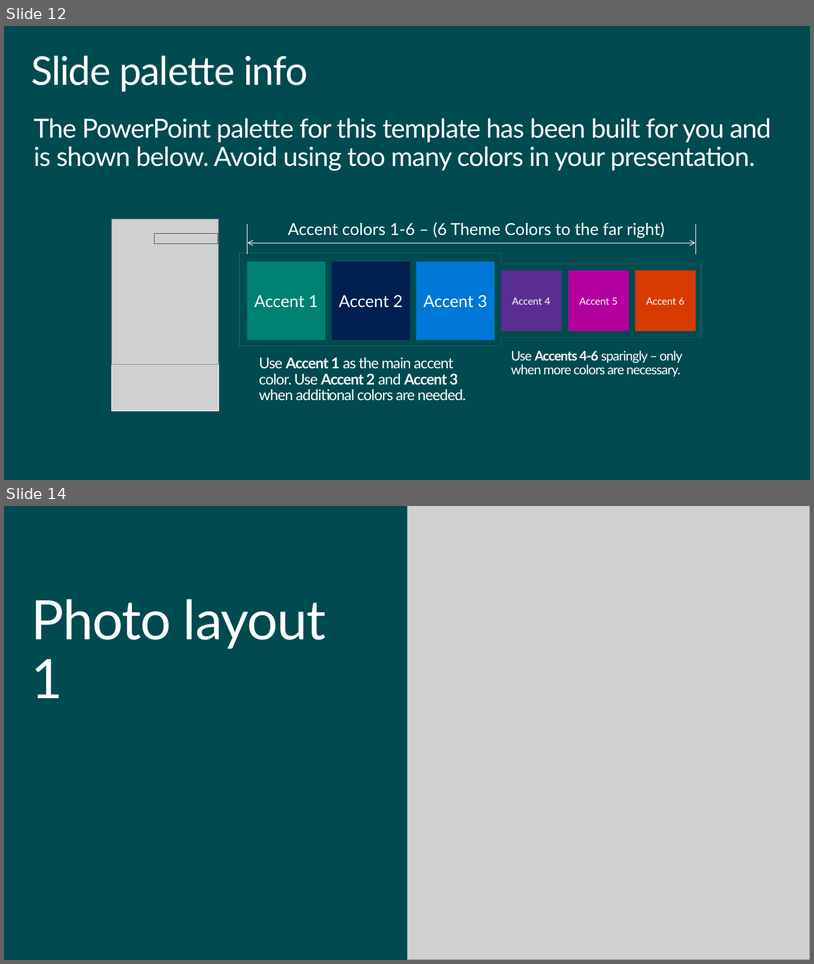
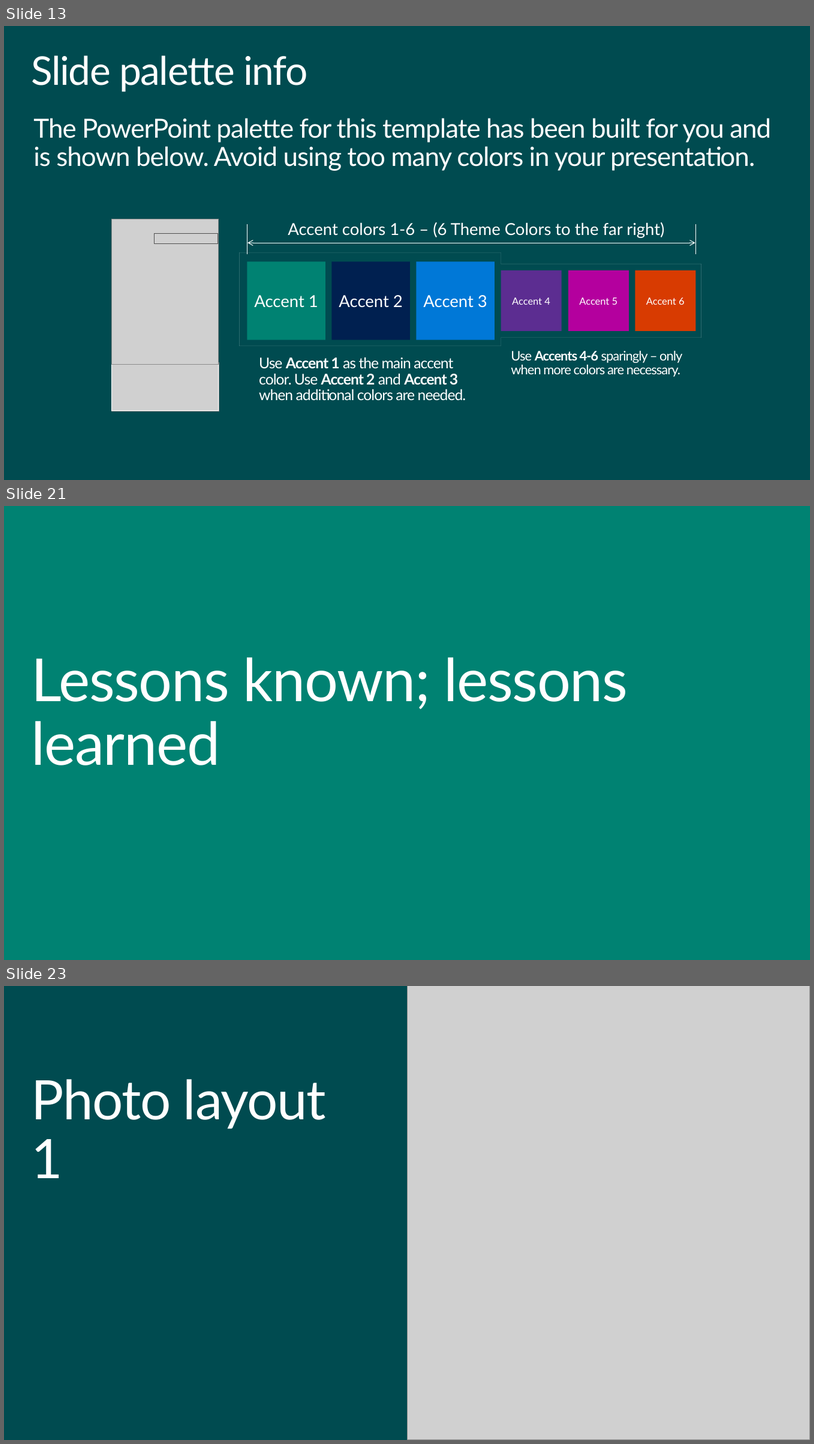
Before and after one commit to squillace/presentations, a slide deck: idw-2015/Content Matters-Open Authoring and Collaboration Across Disciplines.pptx. Shown one above the other, each under a label of ours: slides 12 and 14 before the commit, slides 13, 21 and 23 after it; the slides between them are not shown. The pictures are 814x964 and 814x1444 pixels, drawn with LibreOffice and Linux fonts; fonts in the diff are those of the drawing; grey boxes stand for pictures; background and template pictures are left out. Boxes give left, top, right and bottom in pixels: in the first picture for what was removed or moved away, otherwise in the second. Text is boxed around its words. In the diff, an @@ line names an element or a change of style, - is before the commit and + after.

```diff
--- a/idw-2015/Content Matters-Open Authoring and Collaboration Across Disciplines.pptx
+++ b/idw-2015/Content Matters-Open Authoring and Collaboration Across Disciplines.pptx
@@ slide 21 added at (x1=4, y1=506, x2=810, y2=960), background #008272 @@
@@ title added at (x1=31, y1=657, x2=629, y2=765), 72 pt, text #FFFFFF @@
+Lessons known; lessons learned
@@ what was slide 12 is now slide 13 @@
@@ what was slide 14 is now slide 23 @@
```
Also in this commit, not shown: 2 slides changed, 9 other slides added, 1 slide removed.
